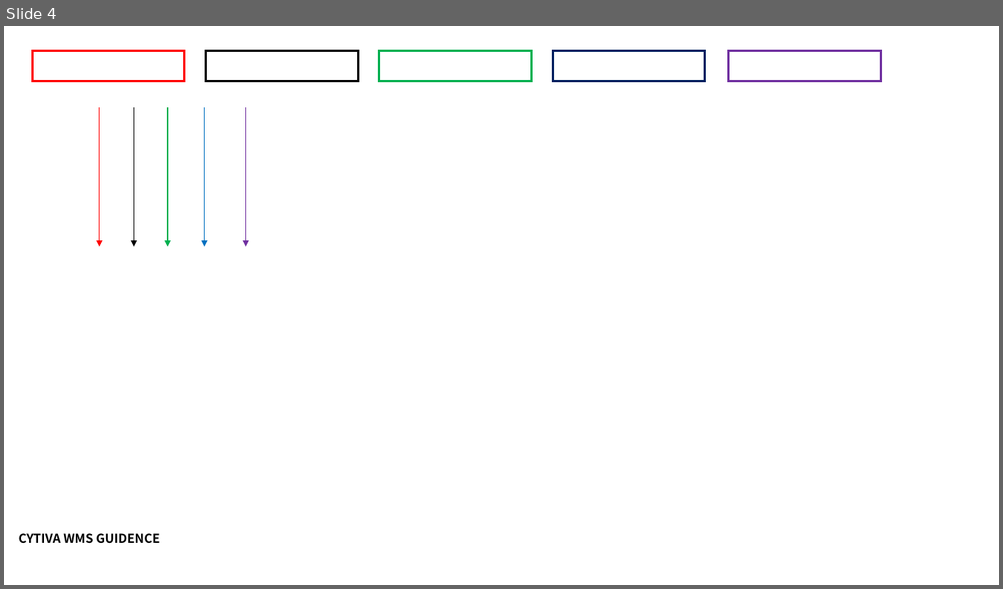
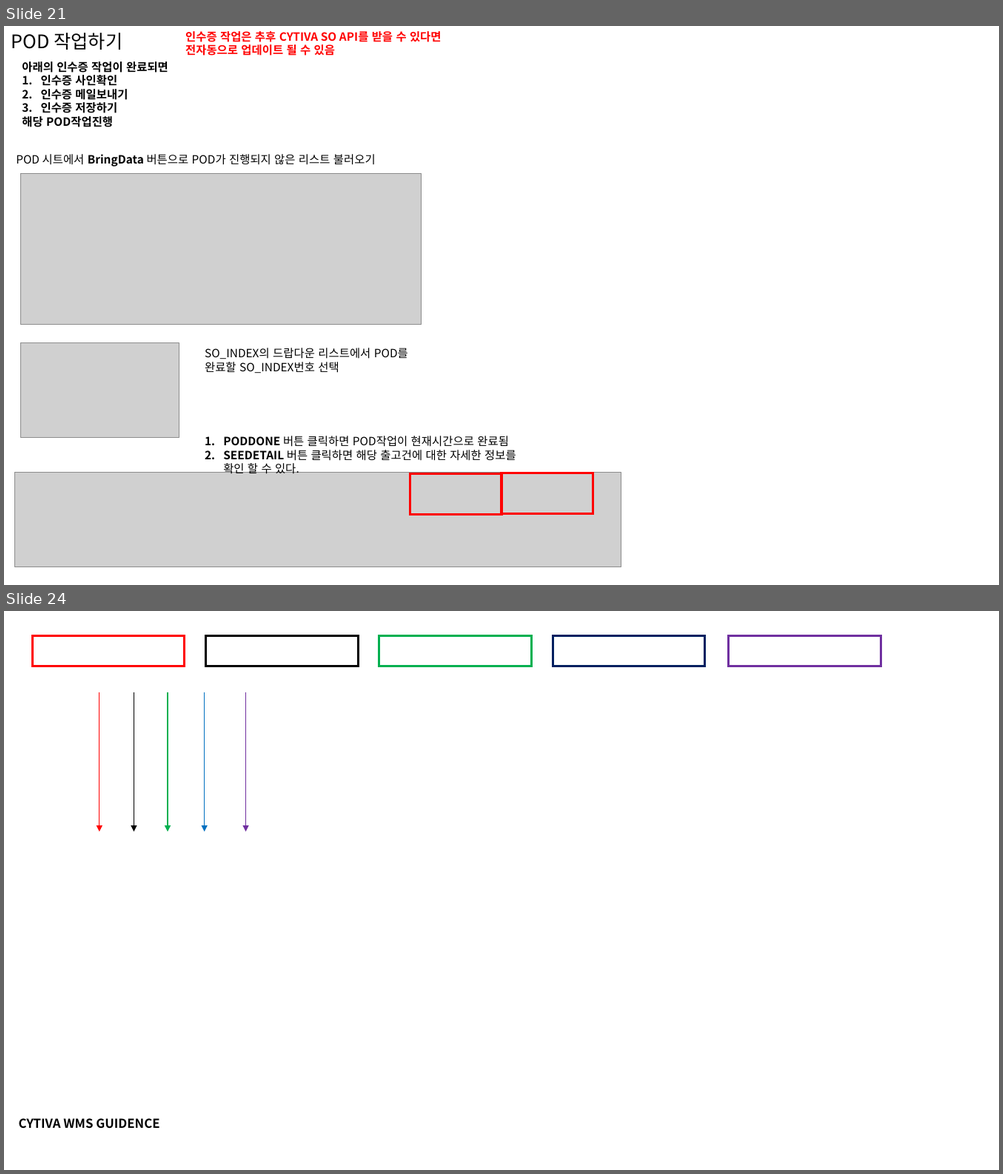
Before and after one commit to Themath93/warehouse-management-system, a slide deck: xlwings_job/cytiva_user_guide.pptx. Shown one above the other, each under a label of ours: slide 4 before the commit, slides 21 and 24 after it; the slides between them are not shown. The pictures are 1003x589 and 1003x1174 pixels, drawn with LibreOffice and Linux fonts; fonts in the diff are those of the drawing; grey boxes stand for pictures. Boxes give left, top, right and bottom in pixels: in the first picture for what was removed or moved away, otherwise in the second. Text is boxed around its words. In the diff, an @@ line names an element or a change of style, - is before the commit and + after.

```diff
--- a/xlwings_job/cytiva_user_guide.pptx
+++ b/xlwings_job/cytiva_user_guide.pptx
@@ slide 21 added at (4, 26, 999, 585), background #FFFFFF @@
@@ text added at (11, 33, 123, 50), 18 pt, text #000000 @@
+POD 작업하기
@@ text added at (185, 31, 441, 58), 11 pt, text #FF0000, bold @@
+인수증 작업은 추후 CYTIVA SO API를 받을 수 있다면 전자동으로 업데이트 될 수 있음
@@ text added at (22, 62, 168, 127), 11 pt, text #000000, bold @@
+아래의 인수증 작업이 완료되면
+1. 인수증 사인확인
+2. 인수증 메일보내기
+3. 인수증 저장하기
+해당 POD작업진행
@@ text added at (16, 154, 375, 167), 11 pt, text #000000 @@
+POD 시트에서 BringData 버튼으로 POD가 진행되지 않은 리스트 불러오기
@@ picture added at (20, 174, 421, 325) @@
@@ picture added at (20, 343, 179, 438) @@
@@ text added at (205, 348, 408, 373), 11 pt, text #000000 @@
+SO_INDEX의 드랍다운 리스트에서 POD를 완료할 SO_INDEX번호 선택
@@ text added at (223, 436, 516, 474), 11 pt, text #000000 @@
+1. PODDONE 버튼 클릭하면 POD작업이 현재시간으로 완료됨
+2. SEEDETAIL 버튼 클릭하면 해당 출고건에 대한 자세한 정보를 확인 할 수 있다.
@@ picture added at (14, 473, 621, 568) @@
@@ rectangle added at (410, 474, 502, 515), outline #FF0000 2.25 pt @@
@@ rectangle added at (502, 474, 594, 514), outline #FF0000 2.25 pt @@
@@ what was slide 4 is now slide 24 @@
```
Also in this commit, not shown: 1 slide changed, 22 other slides added, 2 slides removed, 7 other files.
